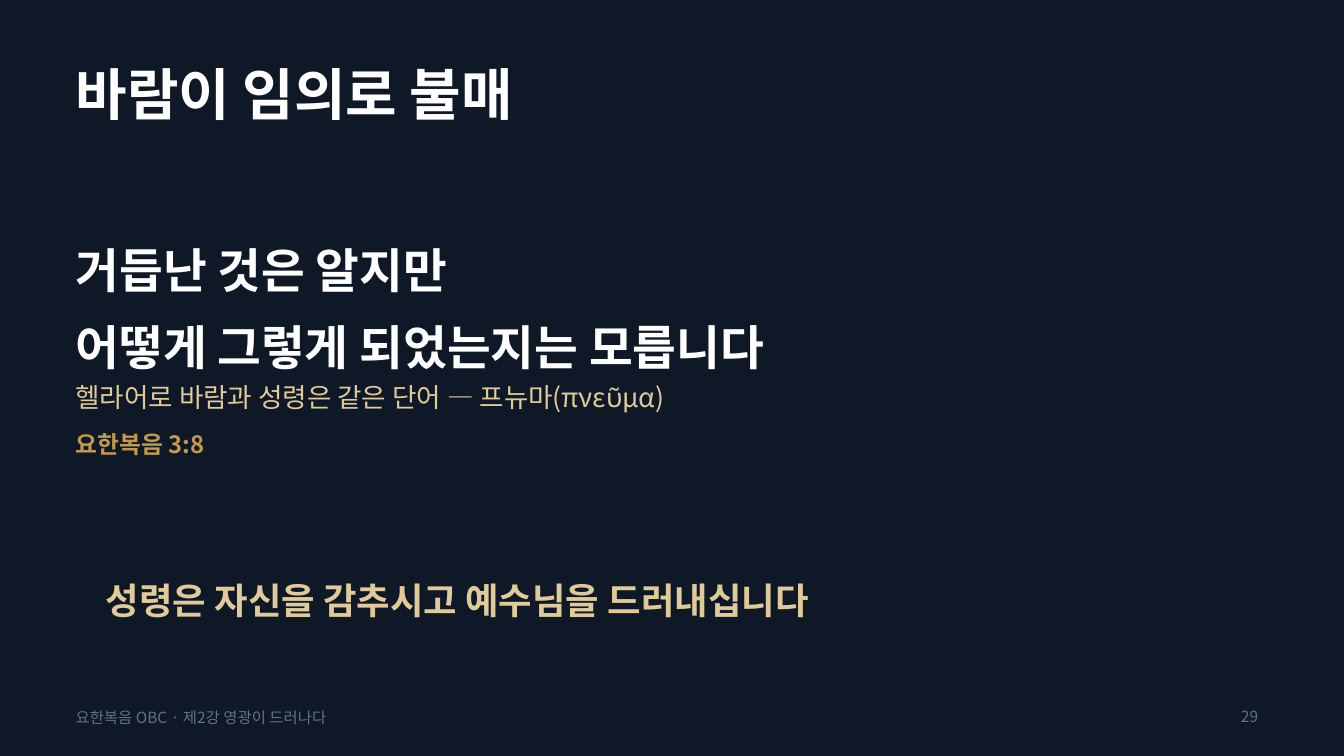
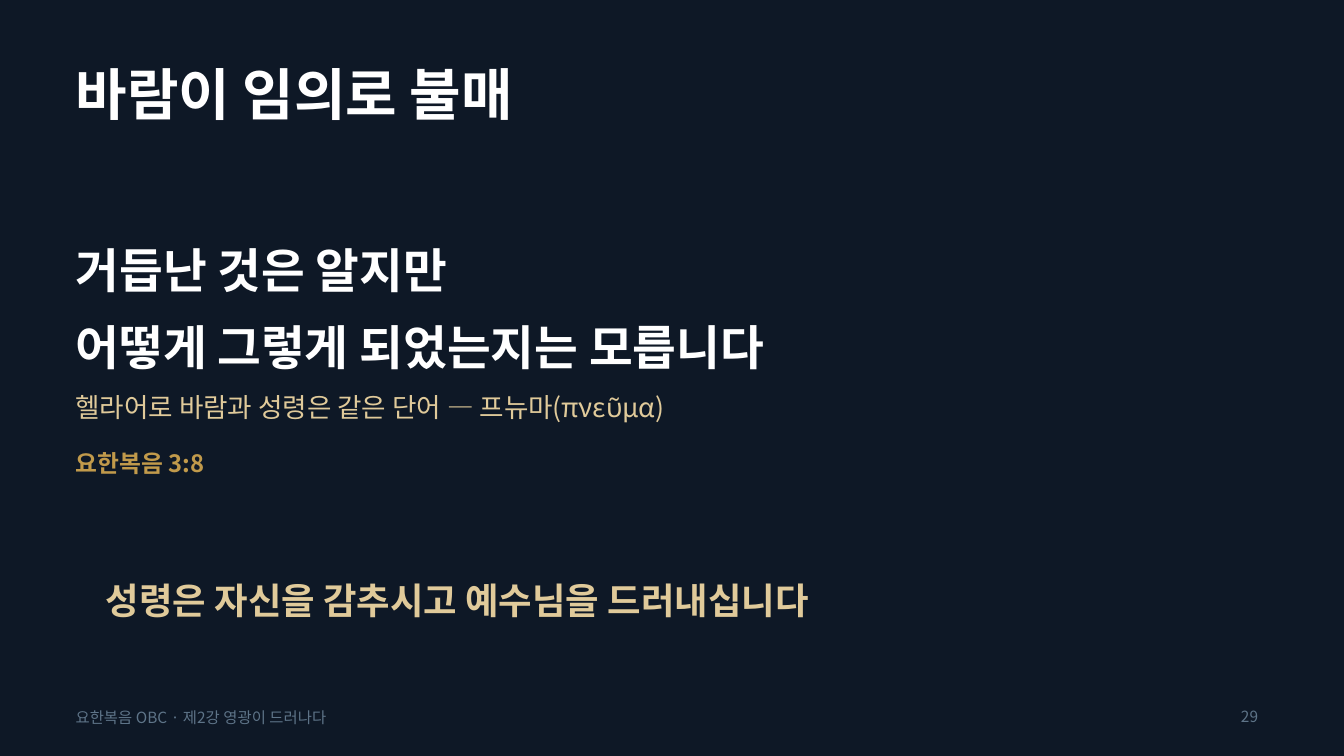
Before and after one commit to mio-modu/bible_GospelofJohn, a slide deck: slide 29 of dist/요한복음_2강_영광이_드러나다.pptx. Drawn at 1344x756 pixels with LibreOffice and Linux fonts; fonts in the diff are those of the drawing. Boxes give left, top, right and bottom in pixels: in the first picture for what was removed or moved away, otherwise in the second. Text is boxed around its words. In the diff, an @@ line names an element or a change of style, - is before the commit and + after.

```diff
--- a/dist/요한복음_2강_영광이_드러나다.pptx
+++ b/dist/요한복음_2강_영광이_드러나다.pptx
@@ text "헬라어로 바람과 성령은 같은 단어 ...": place and size @@
-text "헬라어로 바람과 성령은 같은 단어 ..." at bbox=[76, 385, 606, 412]
+text "헬라어로 바람과 성령은 같은 단어 ..." at bbox=[76, 395, 606, 422]
@@ text "요한복음 3:8": place and size @@
-text "요한복음 3:8" at bbox=[76, 433, 205, 455]
+text "요한복음 3:8" at bbox=[76, 452, 205, 474]
```
Also in this commit, not shown: 10 other slides changed, 15 other files.
